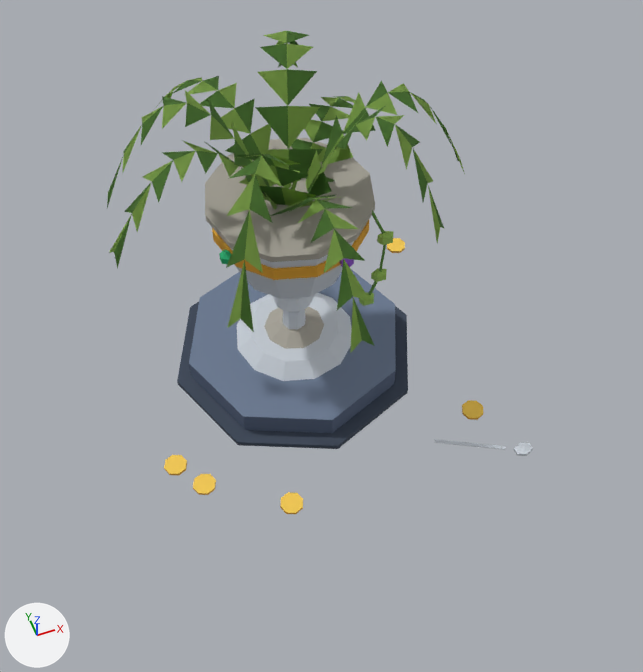
One commit to the Blender file raccoon/goblet_planter.blend: the scene before it, then after it.
Both versions are drawn from a 50 mm camera at (-0.326, -1.056, 1.487) aimed at (0.005, -0.144, 0.224). Lighting does not change. The marker at lower left points along +X, +Y and +Z. The first picture is the older version.

The first picture shows 'bld_goblet_planter_1x1', 'pr_frond_1', 'pr_frond_2', 'pr_frond_3', 'pr_frond_4', 'pr_frond_5', 'pr_frond_6', 'pr_frond_7', 'pr_frond_8', 'pr_frond_9' and 1 more.
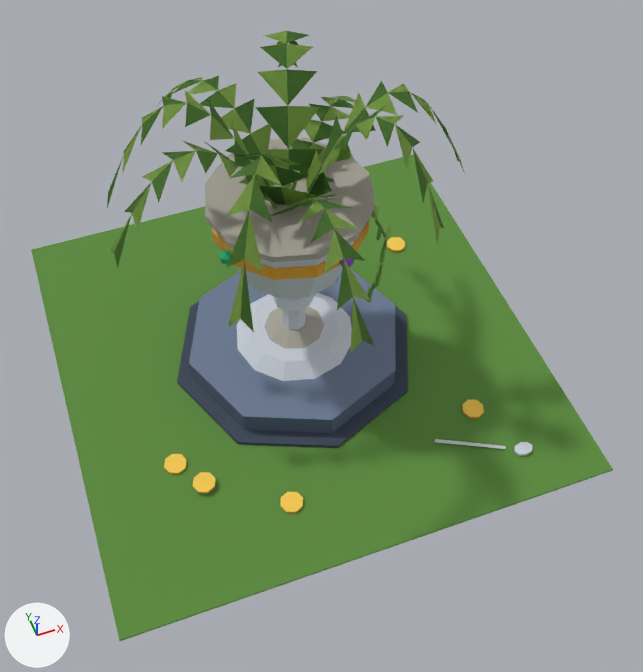
What differs and where, as boxes [x1, y1, x2, y2] in the pictures (643 x 672 px; the box of a moved part takes in the faces that stretch with it):
'bld_goblet_planter_1x1', reshaped (58% wider, 34% taller): before [164, 138, 533, 514]; after [31, 138, 613, 641]
part 1 of me_bld_goblet_planter_1x1, moved or reshaped: before [435, 439, 506, 450]; after [435, 439, 506, 449]
part 2 of me_bld_goblet_planter_1x1, moved or reshaped: before [164, 455, 187, 476]; after [164, 454, 187, 475]
part 3 of me_bld_goblet_planter_1x1, moved or reshaped: before [193, 474, 216, 495]; after [192, 472, 216, 494]
part 4 of me_bld_goblet_planter_1x1, moved or reshaped: before [462, 400, 483, 420]; after [462, 399, 484, 419]
part 5 of me_bld_goblet_planter_1x1, moved or reshaped: before [387, 238, 405, 253]; after [387, 237, 405, 252]
part 6 of me_bld_goblet_planter_1x1, moved or reshaped: [280, 492, 303, 514] in both
part 7 of me_bld_goblet_planter_1x1, deleted: before [359, 292, 374, 306]
part 8 of me_bld_goblet_planter_1x1, built on: before [514, 442, 533, 456]; after [31, 155, 613, 641]
part 9 of me_bld_goblet_planter_1x1, reshaped: before [371, 231, 394, 282]; after [366, 206, 391, 302]

Patch to the scene script:
```diff
--- a/raccoon/goblet_planter.blend.py
+++ b/raccoon/goblet_planter.blend.py
@@ me_bld_goblet_planter_1x1 @@
 # used by ob_bld_goblet_planter_1x1; location = (0.0, 0.0, 0.0)
-me_bld_goblet_planter_1x1.from_pydata(...)  # 474 vertices, 395 faces; spans x -0.322..0.347, y -0.389..0.25, z 0.0..0.442
+me_bld_goblet_planter_1x1.from_pydata(...)  # 522 vertices, 415 faces; spans x -0.47..0.47, y -0.47..0.47, z 0.0..0.442
+# me_bld_goblet_planter_1x1 part 1: the loose piece of 8 vertices spanning x 0.178..0.302, y -0.364..-0.296, z 0.002..0.01 is moved by (0.0, 0.0, 0.001)
+# me_bld_goblet_planter_1x1 part 2: the loose piece of 16 vertices spanning x -0.322..-0.278, y -0.202..-0.158, z 0.001..0.007 is moved by (0.0, 0.0, 0.003)
+# me_bld_goblet_planter_1x1 part 3: the loose piece of 16 vertices spanning x -0.282..-0.238, y -0.262..-0.218, z 0.005..0.011 is moved by (0.0, 0.0, 0.005)
+# me_bld_goblet_planter_1x1 part 4: the loose piece of 16 vertices spanning x 0.258..0.302, y -0.282..-0.238, z 0.001..0.007 is moved by (0.0, 0.0, 0.003)
+# me_bld_goblet_planter_1x1 part 5: the loose piece of 16 vertices spanning x 0.288..0.332, y 0.178..0.222, z 0.001..0.007 is moved by (0.0, 0.0, 0.003)
+# me_bld_goblet_planter_1x1 part 6: the loose piece of 16 vertices spanning x -0.142..-0.098, y -0.352..-0.308, z 0.001..0.007 is moved by (0.0, 0.0, 0.003)
+# me_bld_goblet_planter_1x1 part 7: the loose piece of 12 vertices spanning x 0.101..0.13, y -0.097..-0.079, z 0.206..0.234 is deleted
+# me_bld_goblet_planter_1x1 part 8
+# 13 vertices are removed from x 0.314..0.347, y -0.389..-0.361, z 0.002..0.011
+# 18 faces are deleted
+# 17 vertices are added at x -0.47..0.47, y -0.47..0.47, z 0.0..0.007
+# 8 new vertices lie (0.0, 0.0, 0.005) away from vertices in x 0.311..0.349, y -0.389..-0.361, z 0.007
+# 29 new faces join them
+# me_bld_goblet_planter_1x1 part 9
+# 24 vertices are removed from x 0.121..0.155, y -0.104..-0.08, z 0.266..0.394
+# 30 faces are deleted
+# 22 vertices are added at x 0.108..0.146, y -0.119..-0.073, z 0.203..0.405
+# 22 new vertices lie (0.01, 0.014, 0.017) away from vertices in x 0.108..0.146, y -0.119..-0.073, z 0.203..0.405
+# 7 new vertices lie (-0.009, -0.014, 0.017) away from vertices in x 0.114..0.145, y -0.099..-0.073, z 0.224..0.405
+# 7 new vertices lie (0.009, 0.014, 0.017) away from vertices in x 0.105..0.136, y -0.113..-0.087, z 0.241..0.422
+# 7 new vertices lie (0.01, 0.014, -0.017) away from vertices in x 0.108..0.139, y -0.117..-0.092, z 0.22..0.401
+# 7 new vertices lie (0.009, 0.014, -0.017) away from vertices in x 0.118..0.149, y -0.103..-0.078, z 0.237..0.418
+# 54 new faces join them
 me_bld_goblet_planter_1x1.materials.append(mat_m_palette)
```
